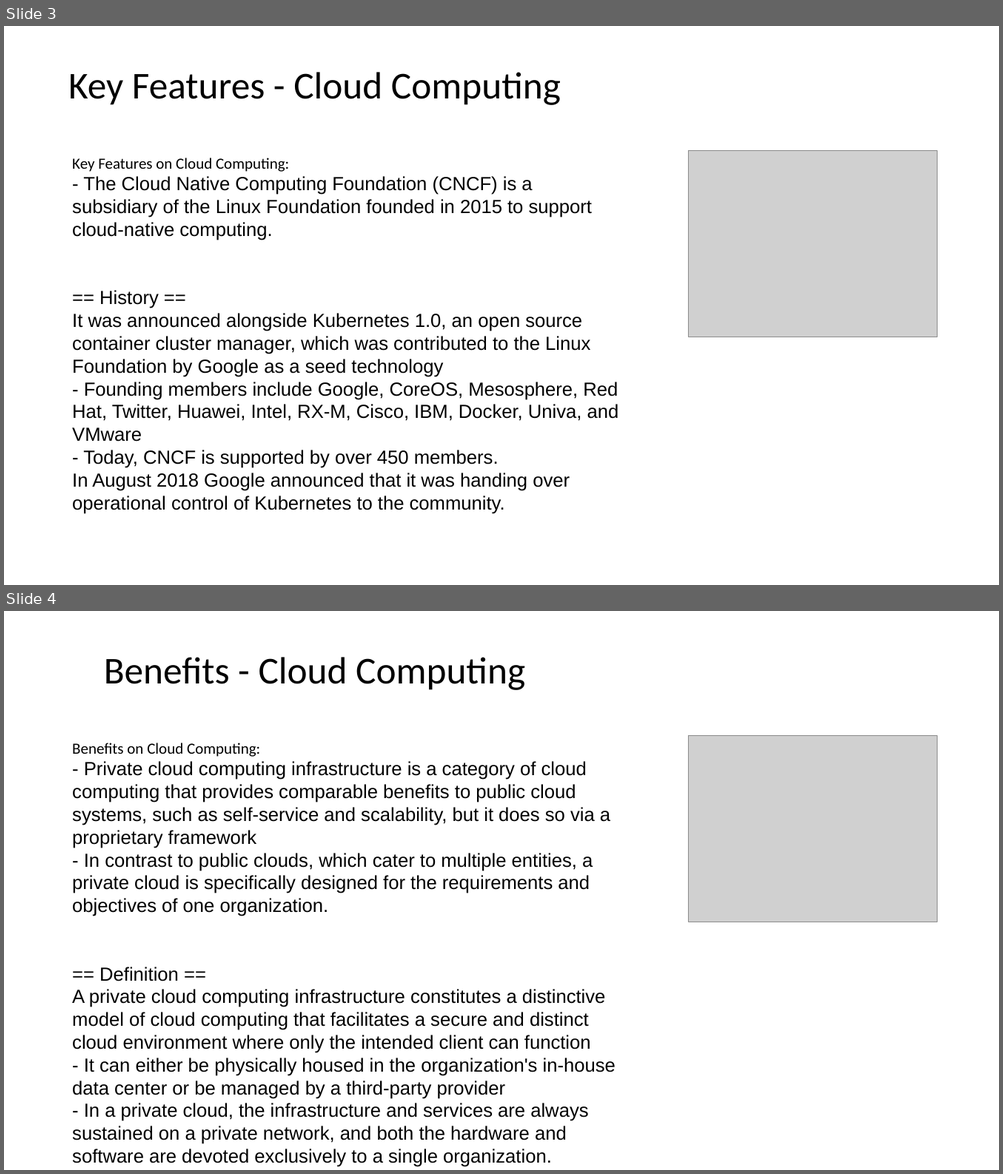
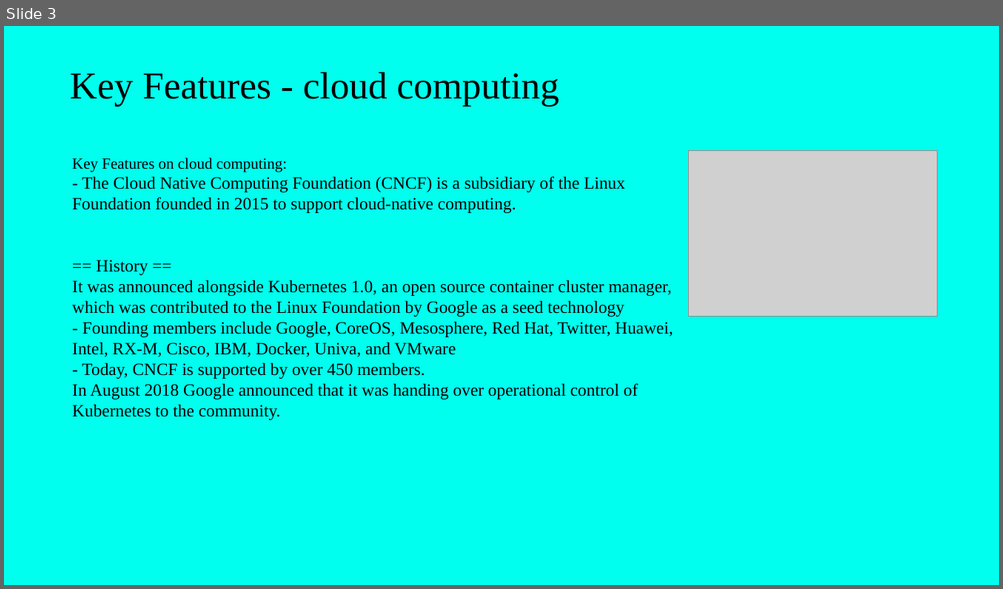
Before and after one commit to Nikhil181511/AI-Smart-Presentation-generator, a slide deck: generated_ppts/Cloud_Computing.pptx. Shown one above the other, each under a label of ours: slides 3 and 4 before the commit, slide 3 after it. The pictures are 1003x1174 and 1003x589 pixels, drawn with LibreOffice and Linux fonts; fonts in the diff are those of the drawing; grey boxes stand for pictures. Boxes give left, top, right and bottom in pixels: in the first picture for what was removed or moved away, otherwise in the second. Text is boxed around its words. In the diff, an @@ line names an element or a change of style, - is before the commit and + after.

```diff
--- a/generated_ppts/Cloud_Computing.pptx
+++ b/generated_ppts/Cloud_Computing.pptx
@@ slide 4 removed at box(4, 611, 999, 1170), background #FFFFFF @@
@@ title removed at box(104, 657, 525, 690) @@
-Benefits - Cloud Computing
@@ text removed at box(72, 743, 615, 1167) @@
-Benefits on Cloud Computing:
-- Private cloud computing infrastructure is a category of cloud computing that provides comparable benefits to public cloud systems, such as self-service and scalability, but it does so via a proprietary framework
-- In contrast to public clouds, which cater to multiple entities, a private cloud is specifically designed for the requirements and objectives of one organization.
-== Definition ==
-A private cloud computing infrastructure constitutes a distinctive model of cloud computing that facilitates a secure and distinct cloud environment where only the intended client can function
-- It can either be physically housed in the organization's in-house data center or be managed by a third-party provider
-- In a private cloud, the infrastructure and services are always sustained on a private network, and both the hardware and software are devoted exclusively to a single organization.
@@ picture removed at box(688, 735, 936, 922) @@
@@ slide 3 changed as well @@
@@ background #FFFFFF to #00FFEE @@
@@ title at box(70, 72, 559, 107): text changed; font Calibri to Times New Roman @@
-Key Features - Cloud Computing
+Key Features - cloud computing
@@ text at box(72, 158, 287, 172): text changed; font Calibri to Times New Roman @@
-Key Features on Cloud Computing:
+Key Features on cloud computing:
@@ picture: place and size @@
-picture at box(688, 150, 936, 337)
+picture at box(688, 150, 936, 316)
@@ text at box(72, 176, 672, 400): size 22 to 20 pt, font Arial to Times New Roman @@
```
Also in this commit, not shown: 5 other slides changed, 1 slide added, 11 other files.
